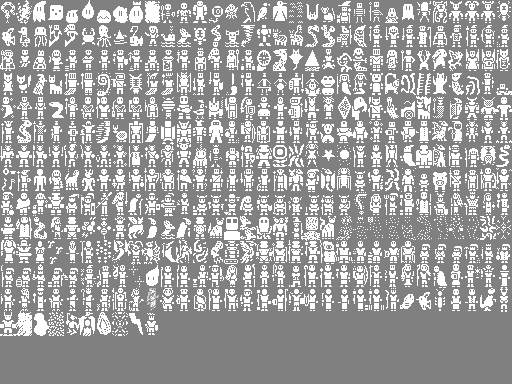
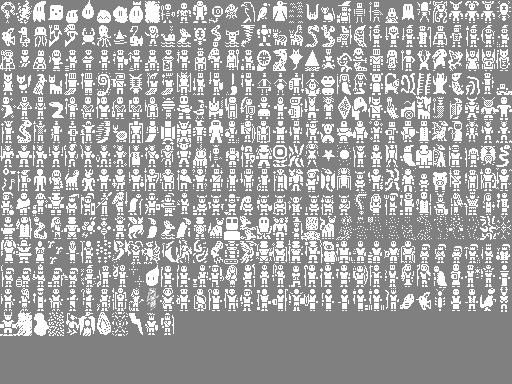
Two versions of the same layered image (512px x 384px). Layer-by-layer changes:
painted on "creature_sprites.png" over [161, 313, 174, 335]
